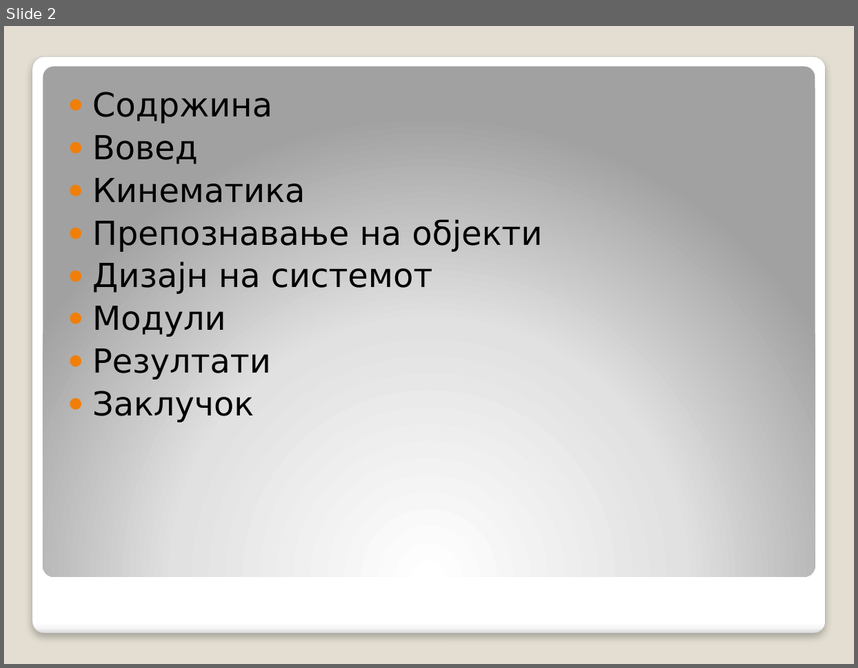
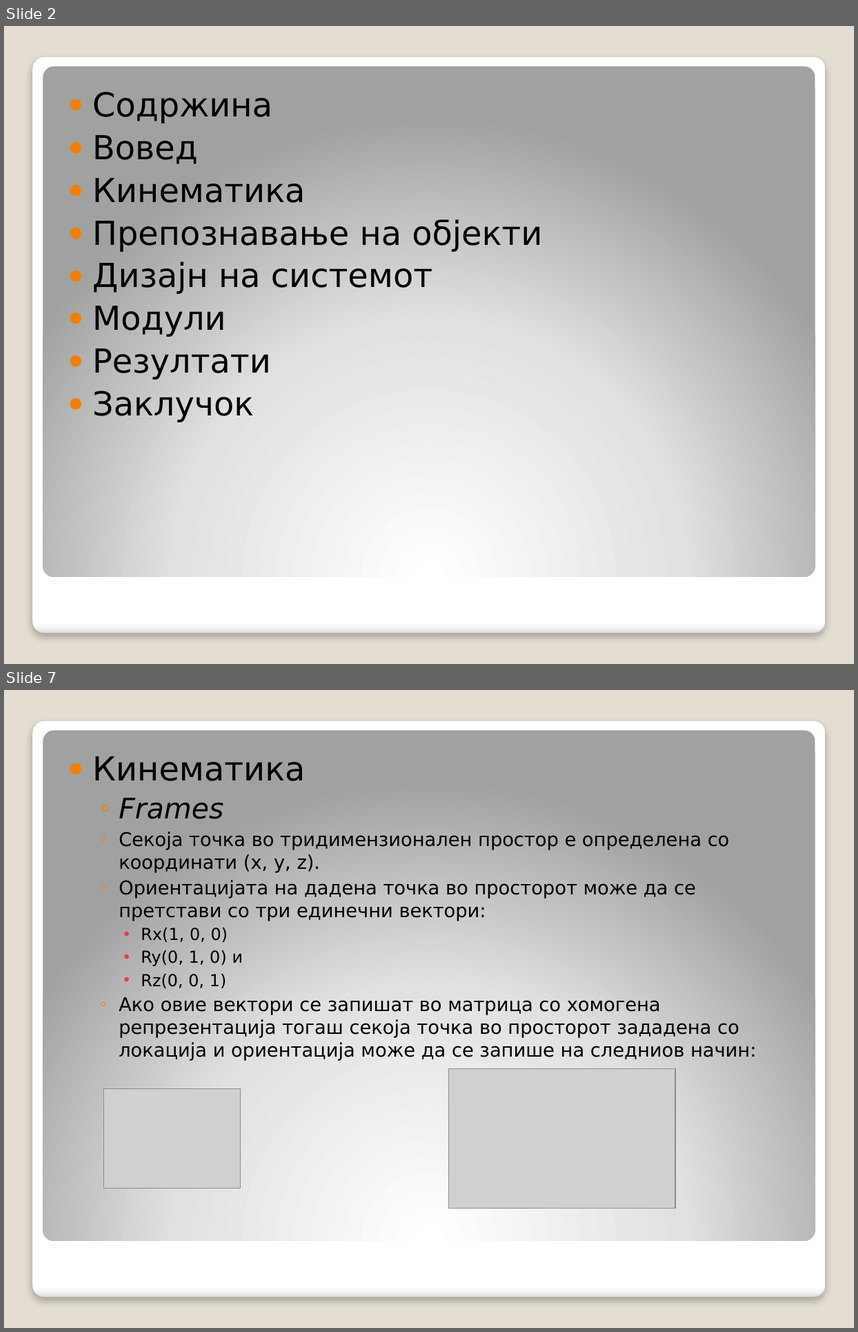
Before and after one commit to decoder015/diplomska, a slide deck: Paper/Компјутерска визија во роботика.pptx. Shown one above the other, each under a label of ours: slide 2 before the commit, slides 2 and 7 after it; the slides between them are not shown. The pictures are 858x668 and 858x1332 pixels, drawn with LibreOffice and Linux fonts; fonts in the diff are those of the drawing; grey boxes stand for pictures. Boxes give left, top, right and bottom in pixels: in the first picture for what was removed or moved away, otherwise in the second. Text is boxed around its words. In the diff, an @@ line names an element or a change of style, - is before the commit and + after.

```diff
--- a/Paper/Компјутерска визија во роботика.pptx
+++ b/Paper/Компјутерска визија во роботика.pptx
@@ slide 7 added at [4, 690, 854, 1328], background #E3DED1; not listed: 2 template elements that a slide beside it also shows @@
@@ text added at [92, 756, 756, 1061], 16 pt, text #000000 @@
+● Кинематика
+  ◦ Frames
+  ◦ Секоја точка во тридимензионален простор е определена со координати (x, y, z).
+  ◦ Ориентацијата на дадена точка во просторот може да се претстави со три единечни вектори:
+    • Rx(1, 0, 0)
+    • Ry(0, 1, 0) и
+    • Rz(0, 0, 1)
+  ◦ Ако овие вектори се запишат во матрица со хомогена репрезентација тогаш секоја точка во просторот зададена со локација и ориентација може да се запише на следниов начин:
@@ picture added at [448, 1068, 675, 1208] @@
@@ picture added at [103, 1089, 240, 1188] @@
```
Also in this commit, not shown: 3 slides changed, 29 other slides added, 1 slide removed, 9 other files.
